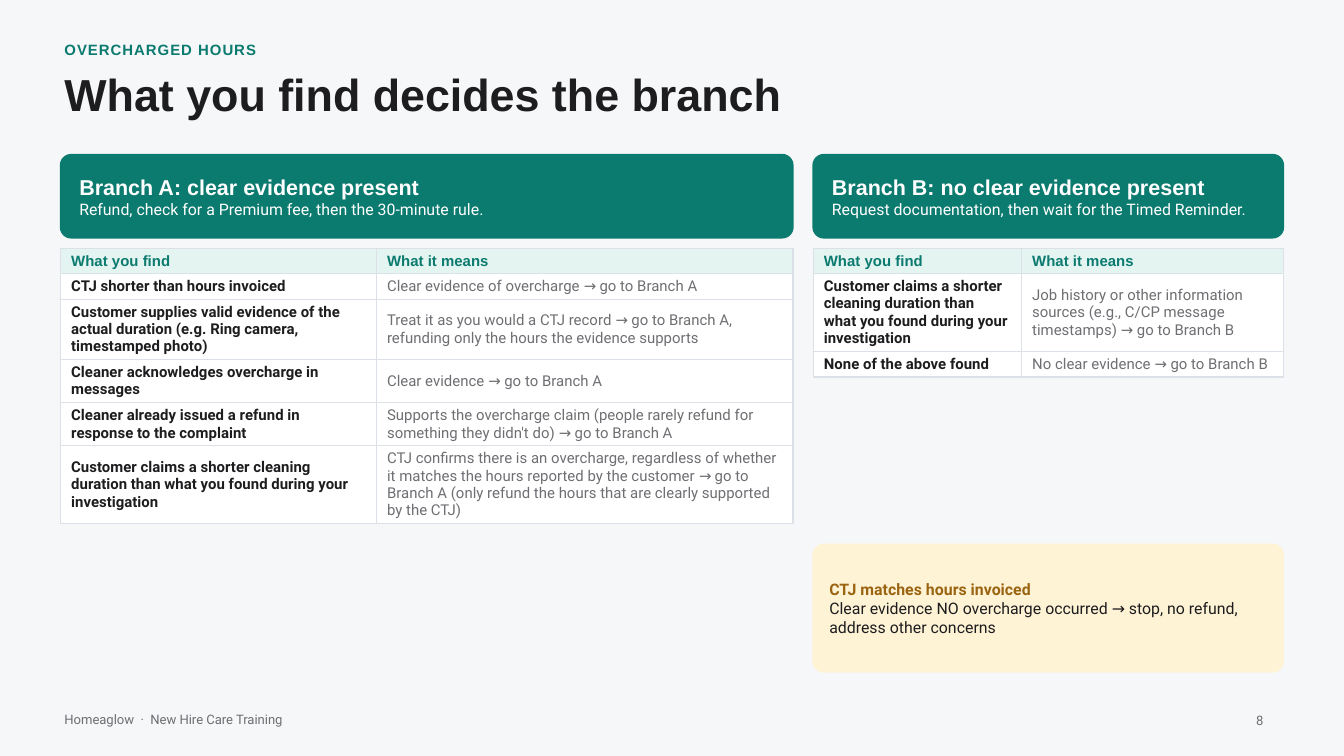
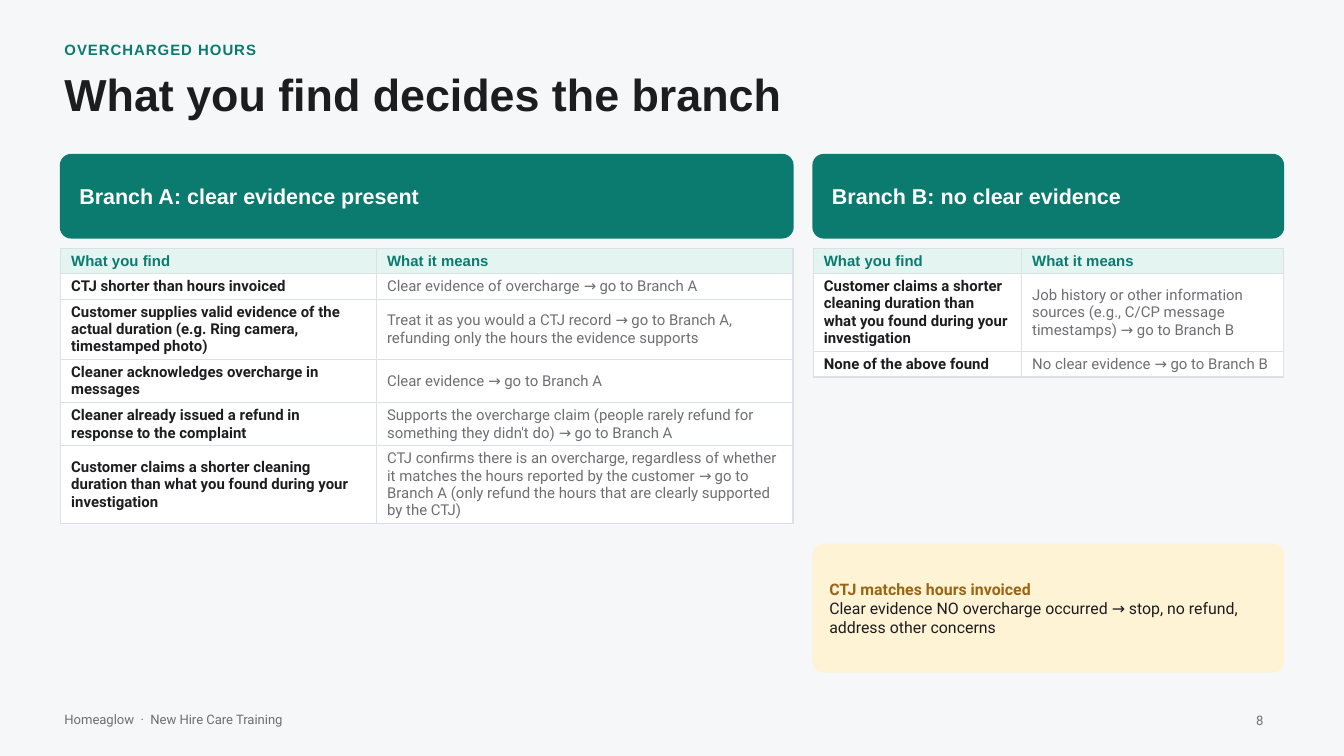
Before and after one commit to anjulimichelle/training, a slide deck: slide 8 of billing-disputes/billing-disputes-cash-payments.pptx. Drawn at 1344x756 pixels with LibreOffice and Linux fonts; fonts in the diff are those of the drawing. Boxes give left, top, right and bottom in pixels: in the first picture for what was removed or moved away, otherwise in the second. Text is boxed around its words. In the diff, an @@ line names an element or a change of style, - is before the commit and + after.

```diff
--- a/billing-disputes/billing-disputes-cash-payments.pptx
+++ b/billing-disputes/billing-disputes-cash-payments.pptx
@@ text at (79,203,484,217): paragraph removed @@
-Refund, check for a Premium fee, then the 30-minute rule.
@@ text at (832,188,1121,205): text changed; size 8.5 to 11.5 pt; font Roboto to Arial; bold on @@
-Branch B: no clear evidence present
-Request documentation, then wait for the Timed Reminder.
+Branch B: no clear evidence
```
Also in this commit, not shown: 4 other slides changed, 1 other file.
